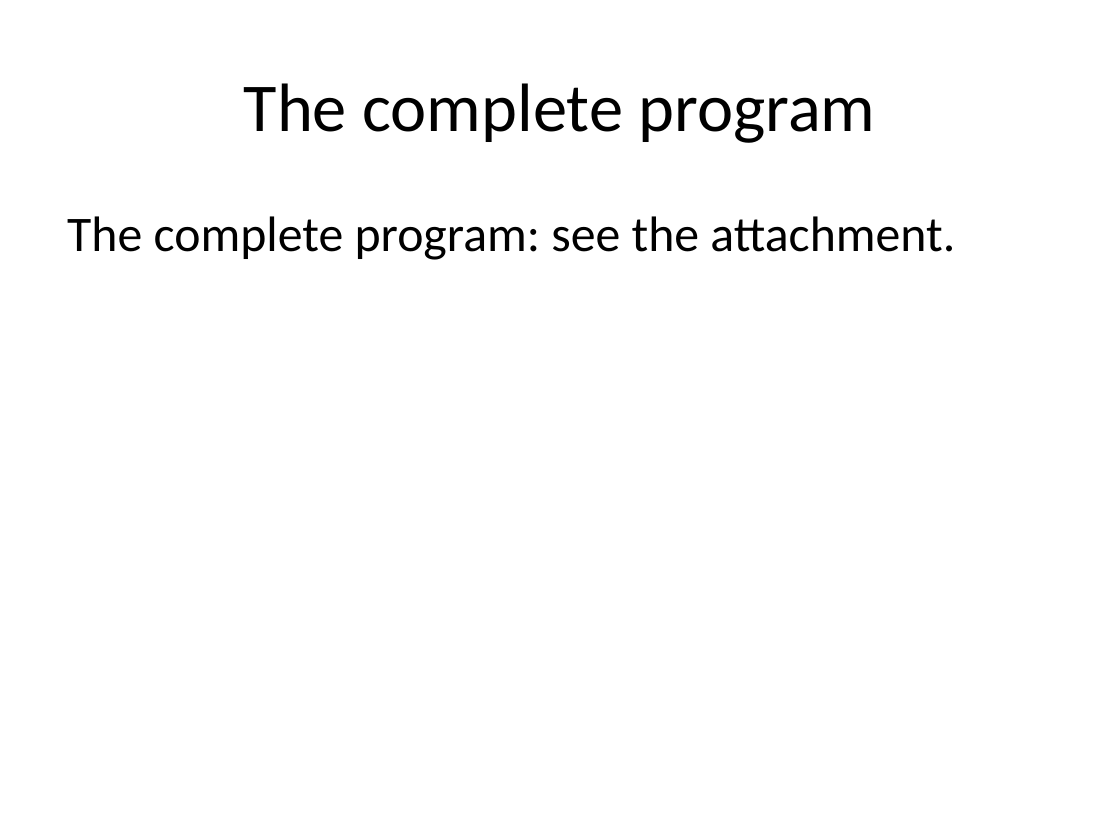
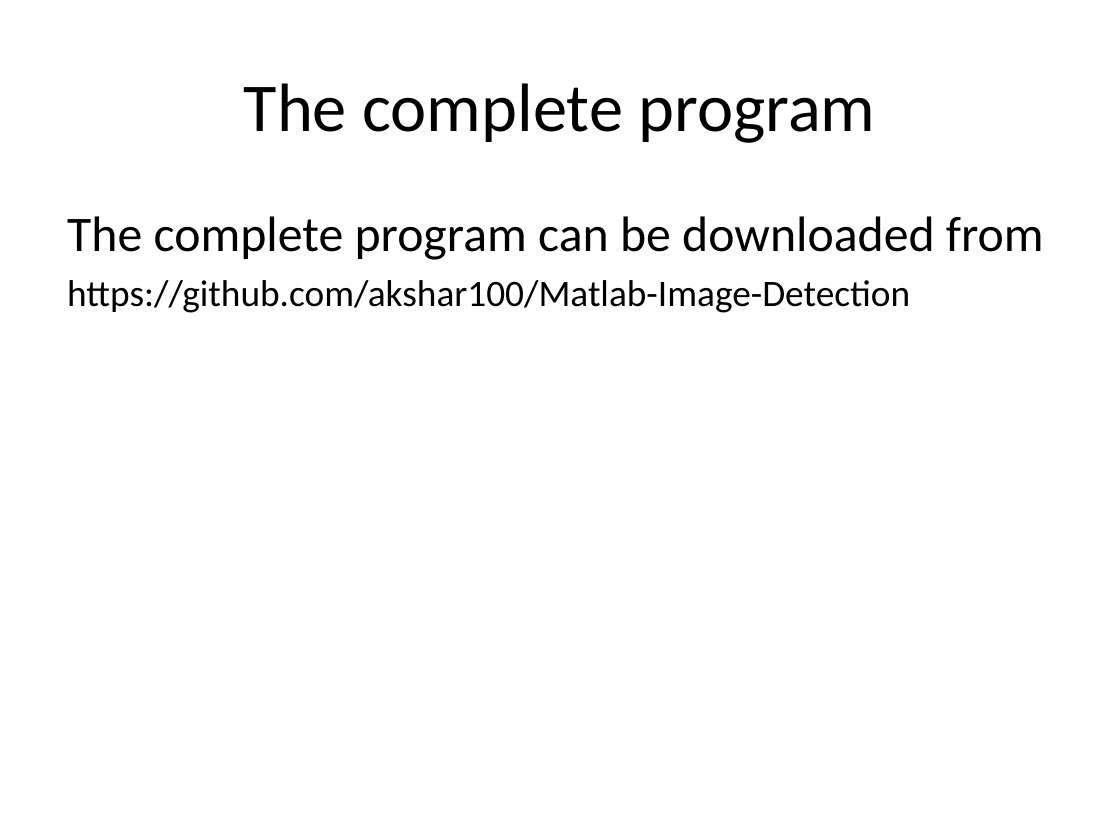
Before and after one commit to akshar100/Matlab-Image-Detection, a slide deck: slide 31 of Matlab and Image Detection.pptx. Drawn at 1120x840 pixels with LibreOffice and Linux fonts; fonts in the diff are those of the drawing. Boxes give left, top, right and bottom in pixels: in the first picture for what was removed or moved away, otherwise in the second. Text is boxed around its words. In the diff, an @@ line names an element or a change of style, - is before the commit and + after.

```diff
--- a/Matlab and Image Detection.pptx
+++ b/Matlab and Image Detection.pptx
@@ text at (67, 216, 1044, 313): text changed; size 32 to 24 pt @@
-The complete program: see the attachment.
+The complete program can be downloaded from
+https://github.com/akshar100/Matlab-Image-Detection
```
Also in this commit, not shown: 2 other slides changed, 6 slides added, 1 other file.
